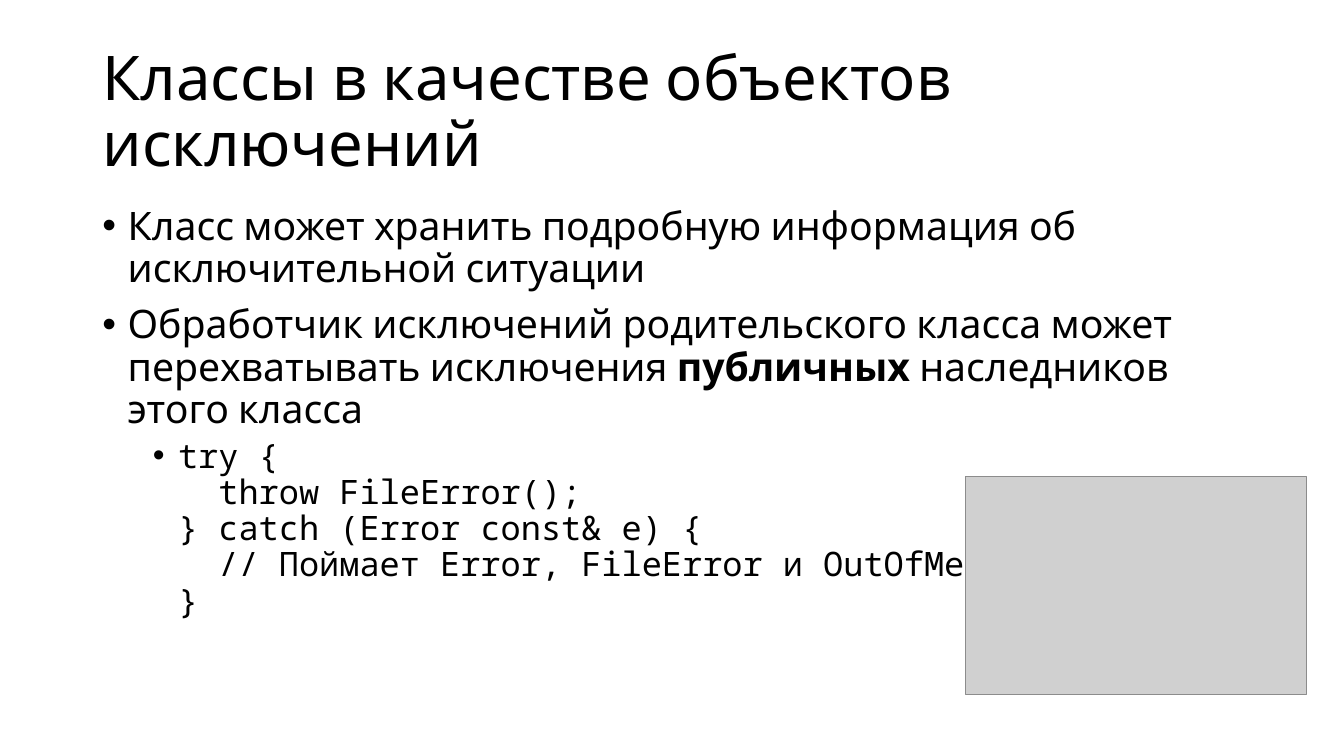
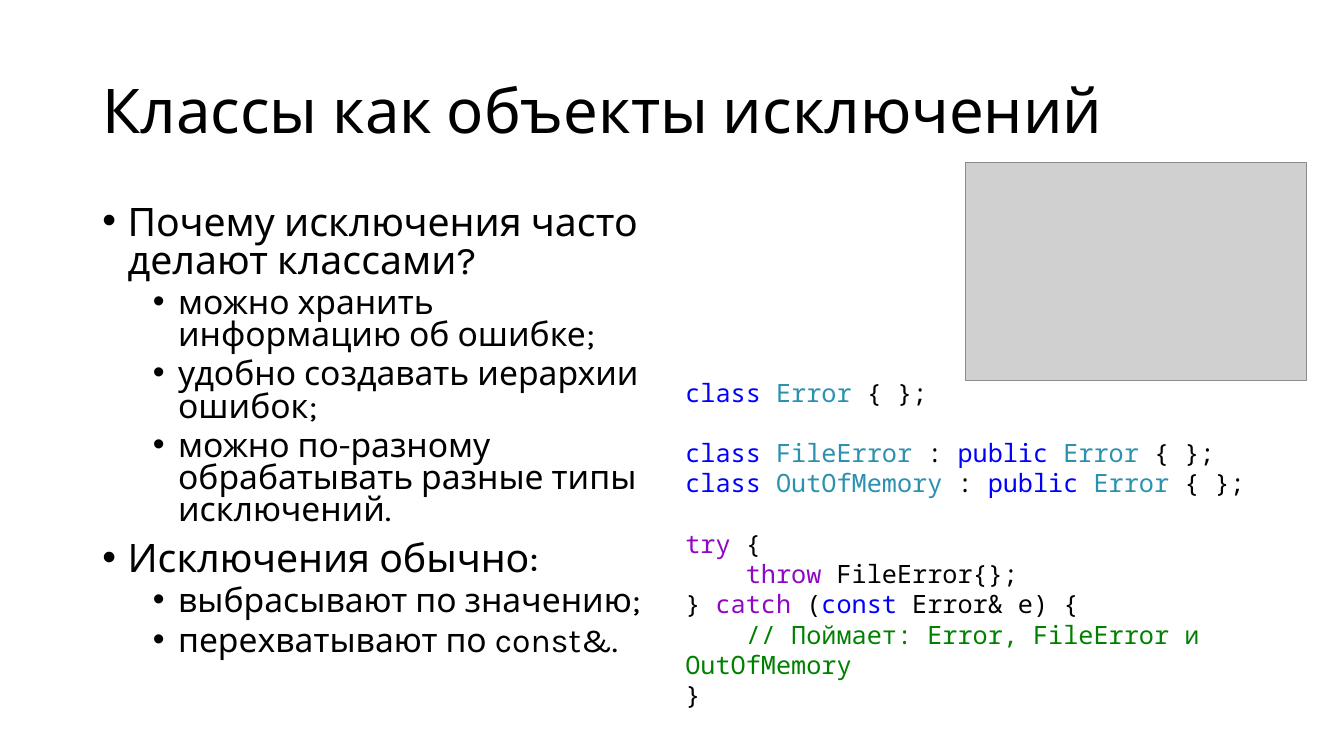
Before and after one commit to alexey-malov/oop, a slide deck: slide 12 of lectures/05/Обработка ошибок и исключительных ситуаций.pptx (slide 15 before the commit). Drawn at 1344x756 pixels with LibreOffice and Linux fonts; fonts in the diff are those of the drawing; grey boxes stand for pictures. Boxes give left, top, right and bottom in pixels: in the first picture for what was removed or moved away, otherwise in the second. Text is boxed around its words. In the diff, an @@ line names an element or a change of style, - is before the commit and + after.

Commit message:
Обновил лекции по перегрузке операций и обработке исключений

```diff
--- a/lectures/05/Обработка ошибок и исключительных ситуаций.pptx
+++ b/lectures/05/Обработка ошибок и исключительных ситуаций.pptx
@@ title at <box>102,86,1102,134</box>: text changed @@
-Классы в качестве объектов исключений
+Классы как объекты исключений
@@ picture: place and size @@
-picture at <box>966,477,1307,695</box>
+picture at <box>966,163,1307,381</box>
@@ text at <box>128,208,638,660</box>: text changed; size 28 to 24 pt @@
-• Класс может хранить подробную информация об исключительной ситуации
-• Обработчик исключений родительского класса может перехватывать исключения публичных наследников этого класса
-  • try {
-    throw FileError();
-    } catch (Error const& e) {
-    // Поймает Error, FileError и OutOfMemory
-    }
+• Почему исключения часто делают классами?
+  • можно хранить информацию об ошибке;
+  • удобно создавать иерархии ошибок;
+  • можно по-разному обрабатывать разные типы исключений.
+• Исключения обычно:
+  • выбрасывают по значению;
+  • перехватывают по const&.
@@ text added at <box>685,383,1199,680</box>, 18 pt, text #008000 @@
+class Error { };
+class FileError : public Error { };
+class OutOfMemory : public Error { };
+try {
+throw FileError{};
+} catch (const Error& e) {
+// Поймает: Error, FileError и OutOfMemory
+}
```
Also in this commit, not shown: 29 other slides changed, 8 slides added, 13 slides removed, 1 other file.
